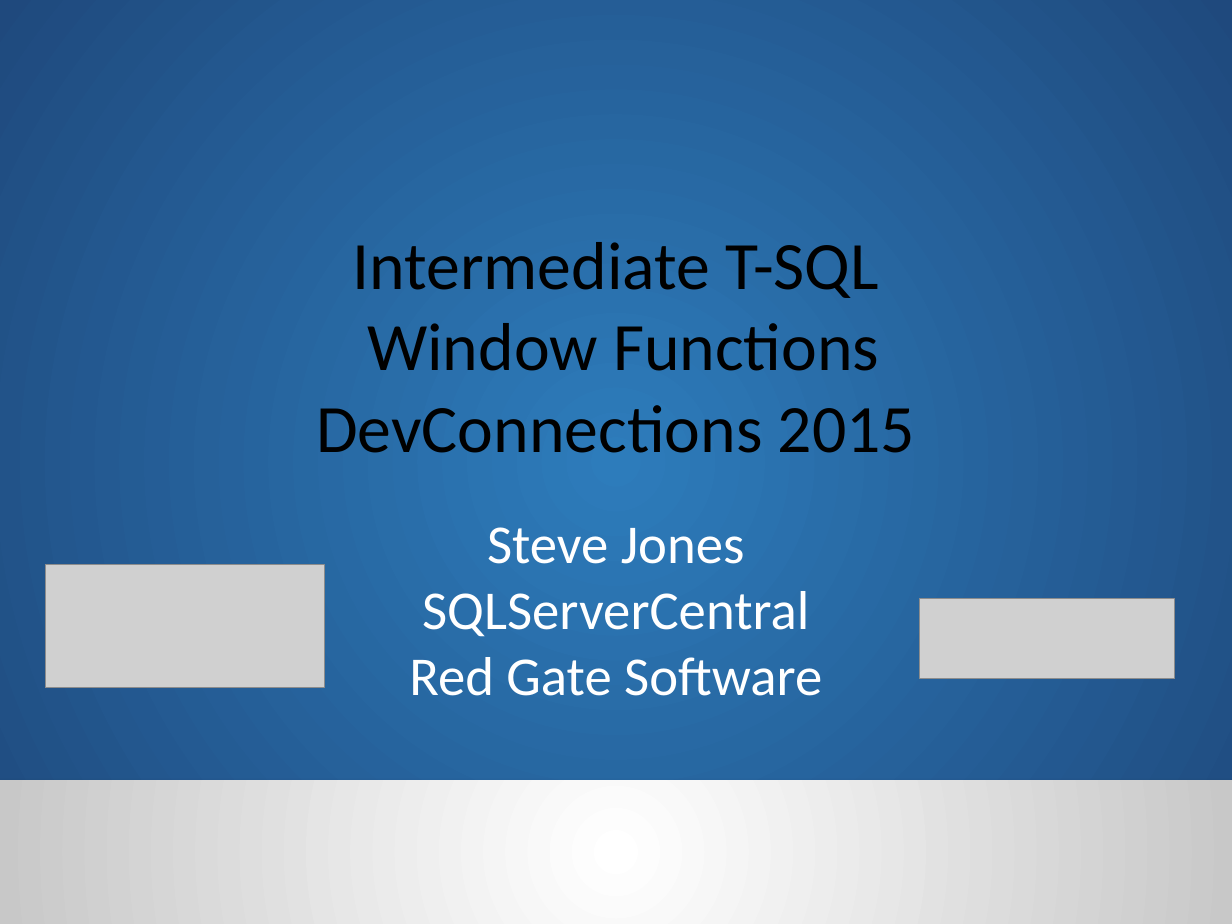
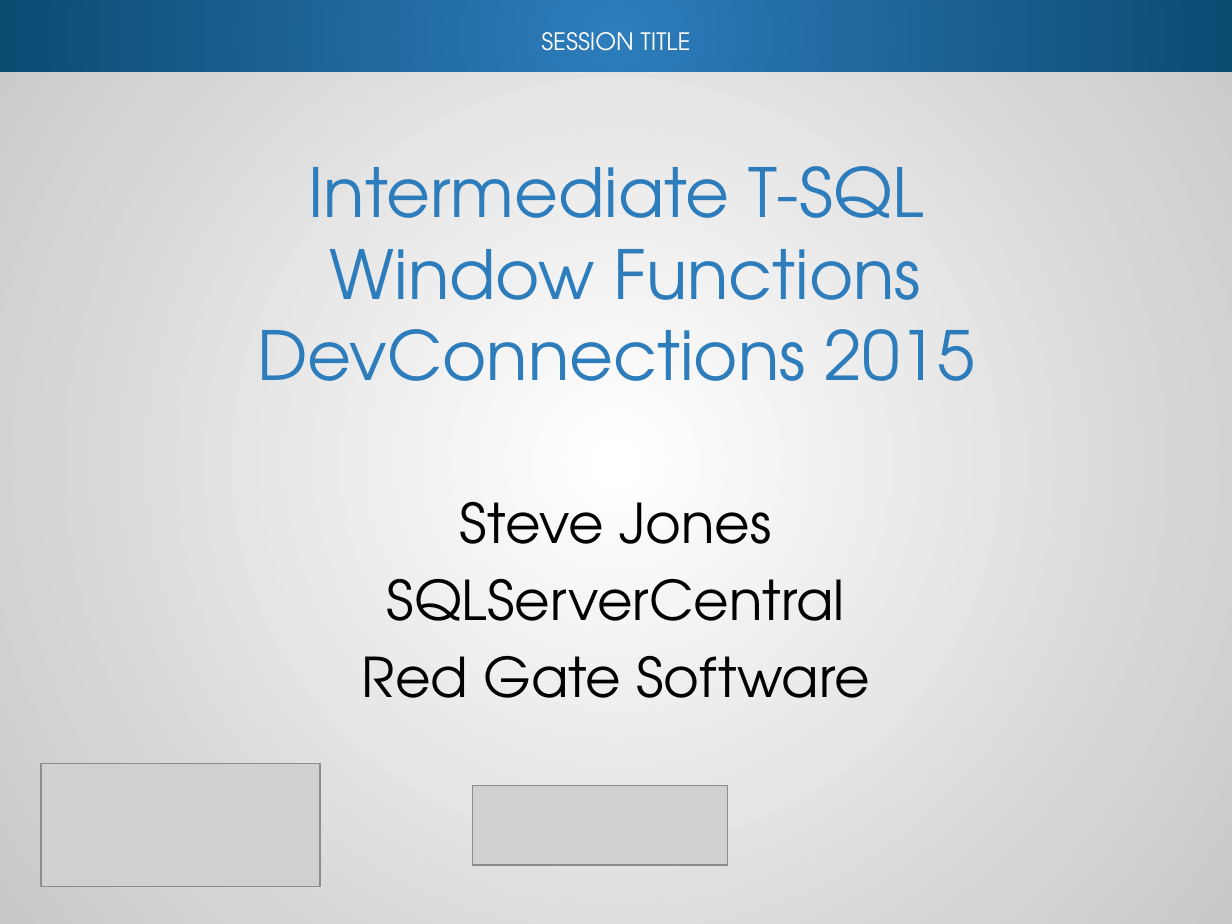
Before and after one commit to reachanu21/T-SQLWindowing, a slide deck: slide 1 of Presentation/TSQL_Windowing.pptx. Drawn at 1232x924 pixels with LibreOffice and Linux fonts; fonts in the diff are those of the drawing; grey boxes stand for pictures; background and template pictures are left out. Boxes give left, top, right and bottom in pixels: in the first picture for what was removed or moved away, otherwise in the second. Text is boxed around its words. In the diff, an @@ line names an element or a change of style, - is before the commit and + after.

```diff
--- a/Presentation/TSQL_Windowing.pptx
+++ b/Presentation/TSQL_Windowing.pptx
@@ rectangle at [0,0,1232,924]: fill gradient #2D7CBB to #1F497D to gradient #FFFFFF to #C8C8C8; shadow on @@
@@ rectangle added at [0,0,1232,71], fill gradient #2D7CBB to #0C4B72 @@
@@ text added at [541,32,691,51], 14 pt, text #FFFFFF @@
+SESSION TITLE
@@ title "Intermediate T-SQL Window Functions DevConnections ...": place and size @@
-title "Intermediate T-SQL Window Functions DevConnections ..." at [316,242,915,453]
+title "Intermediate T-SQL Window Functions DevConnections ..." at [257,166,975,381]
@@ title "Intermediate T-SQL Window Functions DevConnections ..." at [257,166,975,381]: font Calibri to TeX Gyre Adventor, text colour #000000 to #2D7CBB; vertical alignment top to middle @@
@@ text "Steve Jones": place and size @@
-text "Steve Jones" at [409,527,822,696]
+text "Steve Jones" at [362,502,870,698]
@@ text "Steve Jones" at [362,502,870,698]: font Calibri to TeX Gyre Adventor, text colour #FFFFFF to #000000; vertical alignment top to middle @@
@@ picture: place and size @@
-picture at [46,564,324,687]
+picture at [41,764,319,887]
@@ rectangle removed at [0,780,1232,924] @@
@@ picture: place and size @@
-picture at [919,599,1174,679]
+picture at [472,786,727,866]
```
Also in this commit, not shown: 12 other slides changed, 3 slides added, 3 other files.
